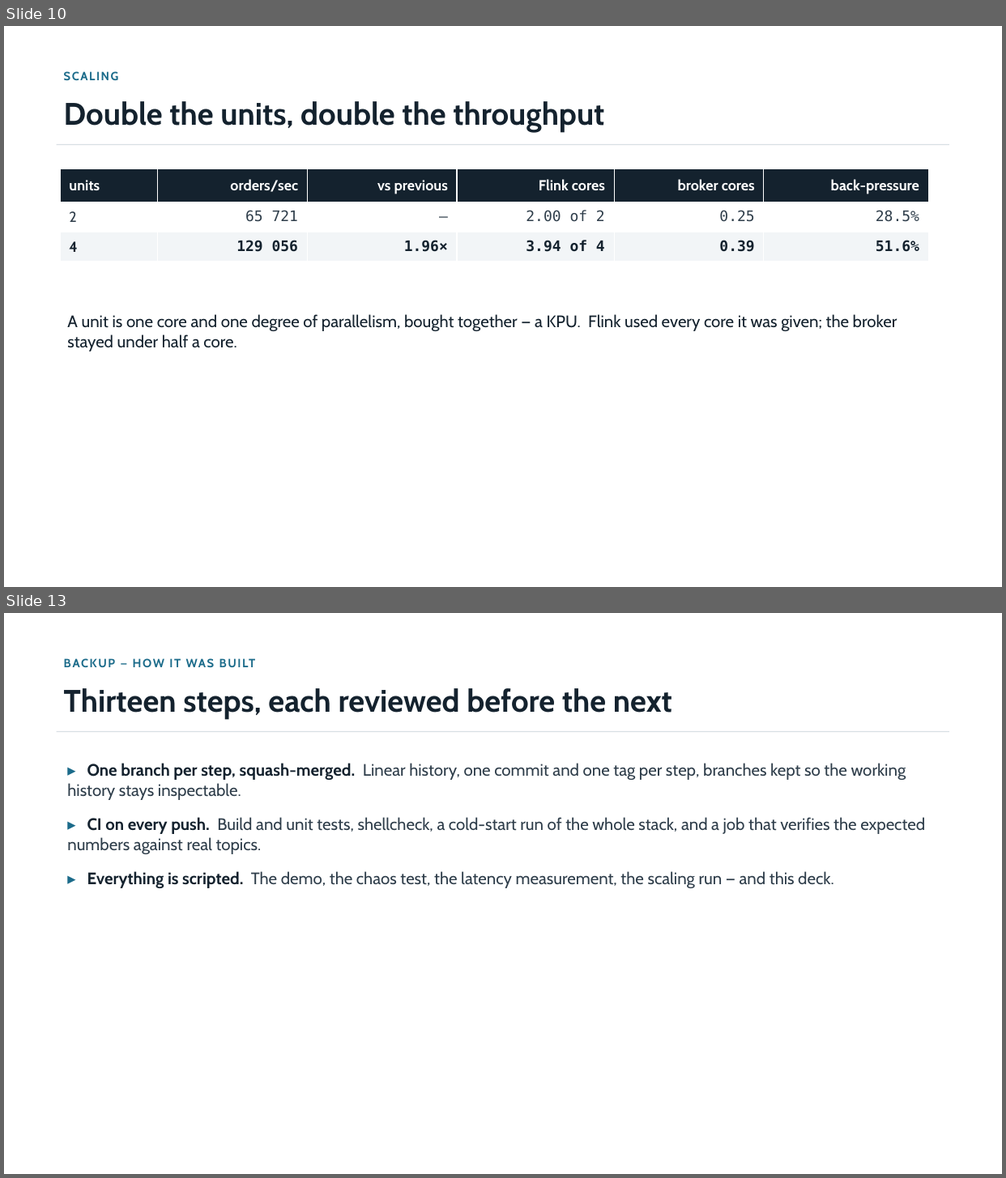
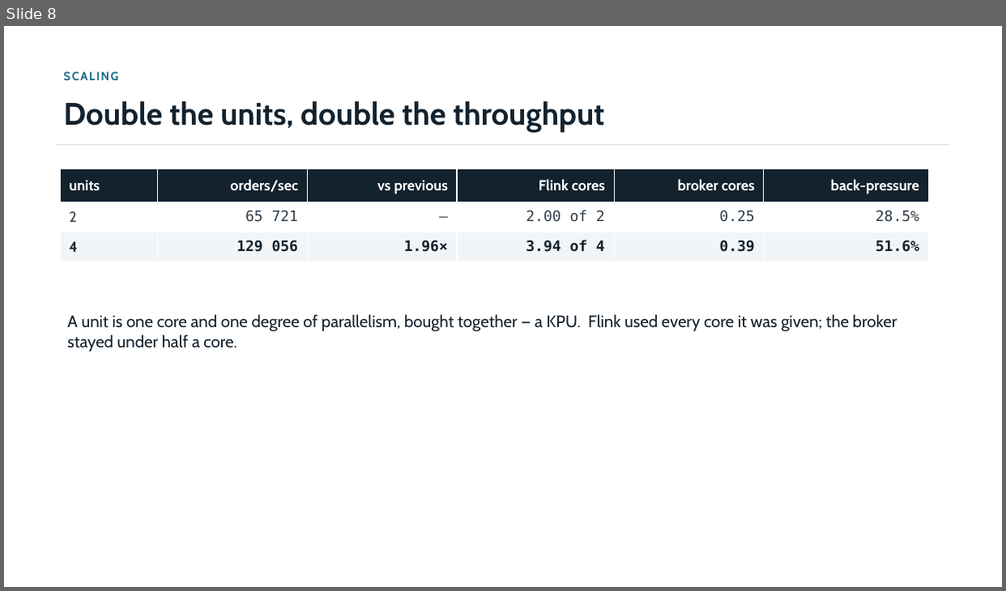
Before and after one commit to jimzucker/flink-training, a slide deck: docs/deck/final-demo.pptx. Shown one above the other, each under a label of ours: slides 10 and 13 before the commit, slide 8 after it; the slides between them are not shown. The pictures are 1006x1178 and 1006x591 pixels, drawn with LibreOffice and Linux fonts; fonts in the diff are those of the drawing. Boxes give left, top, right and bottom in pixels: in the first picture for what was removed or moved away, otherwise in the second. Text is boxed around its words. In the diff, an @@ line names an element or a change of style, - is before the commit and + after.

```diff
--- a/docs/deck/final-demo.pptx
+++ b/docs/deck/final-demo.pptx
@@ slide 13 removed at box(4, 613, 1002, 1174), background #FFFFFF @@
@@ text removed at box(57, 652, 955, 675) @@
-BACKUP — HOW IT WAS BUILT
@@ text removed at box(64, 688, 672, 719) @@
-Thirteen steps, each reviewed before the next
@@ rectangle removed at box(57, 731, 949, 732) @@
@@ text removed at box(67, 763, 925, 888) @@
-▸ One branch per step, squash-merged. Linear history, one commit and one tag per step, branches kept so the working history stays inspectable.
-▸ CI on every push. Build and unit tests, shellcheck, a cold-start run of the whole stack, and a job that verifies the expected numbers against real topics.
-▸ Everything is scripted. The demo, the chaos test, the latency measurement, the scaling run — and this deck.
@@ what was slide 10 is now slide 8 @@
```
Also in this commit, not shown: 1 slide changed, 4 other slides removed, 7 other files.
